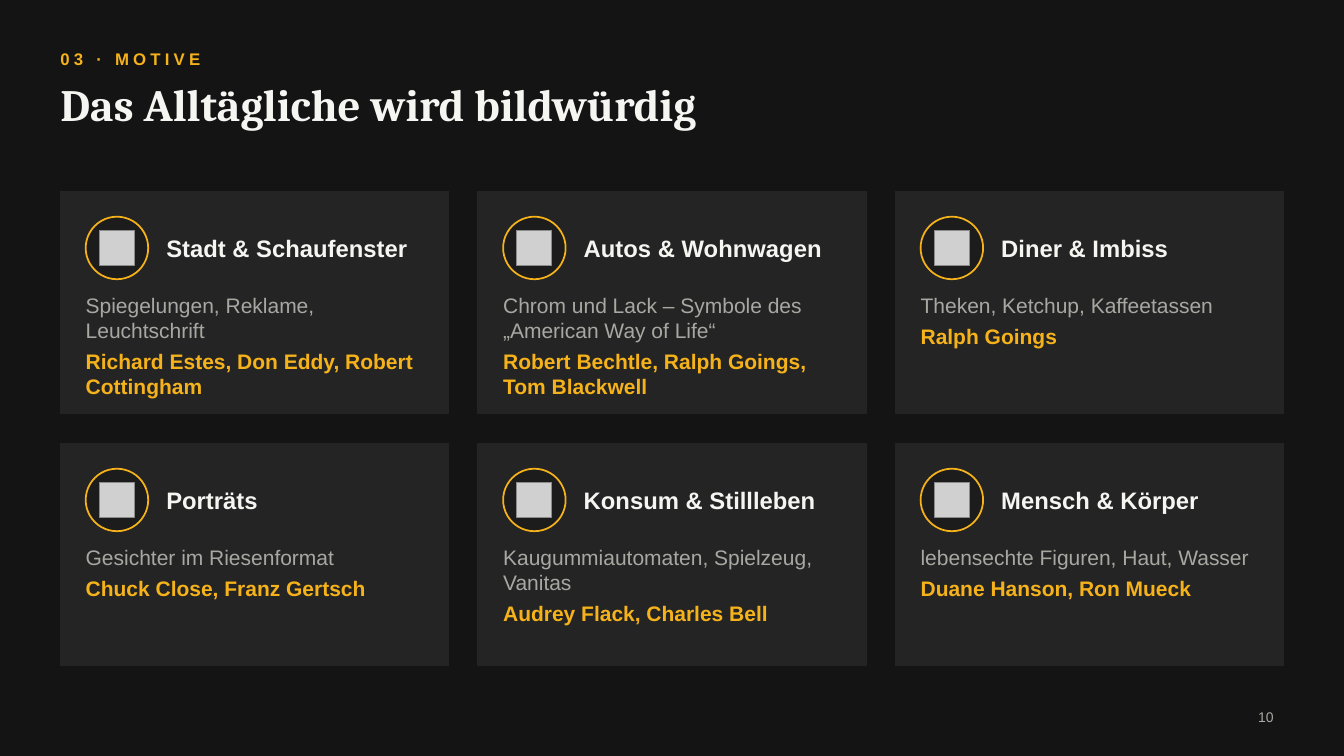
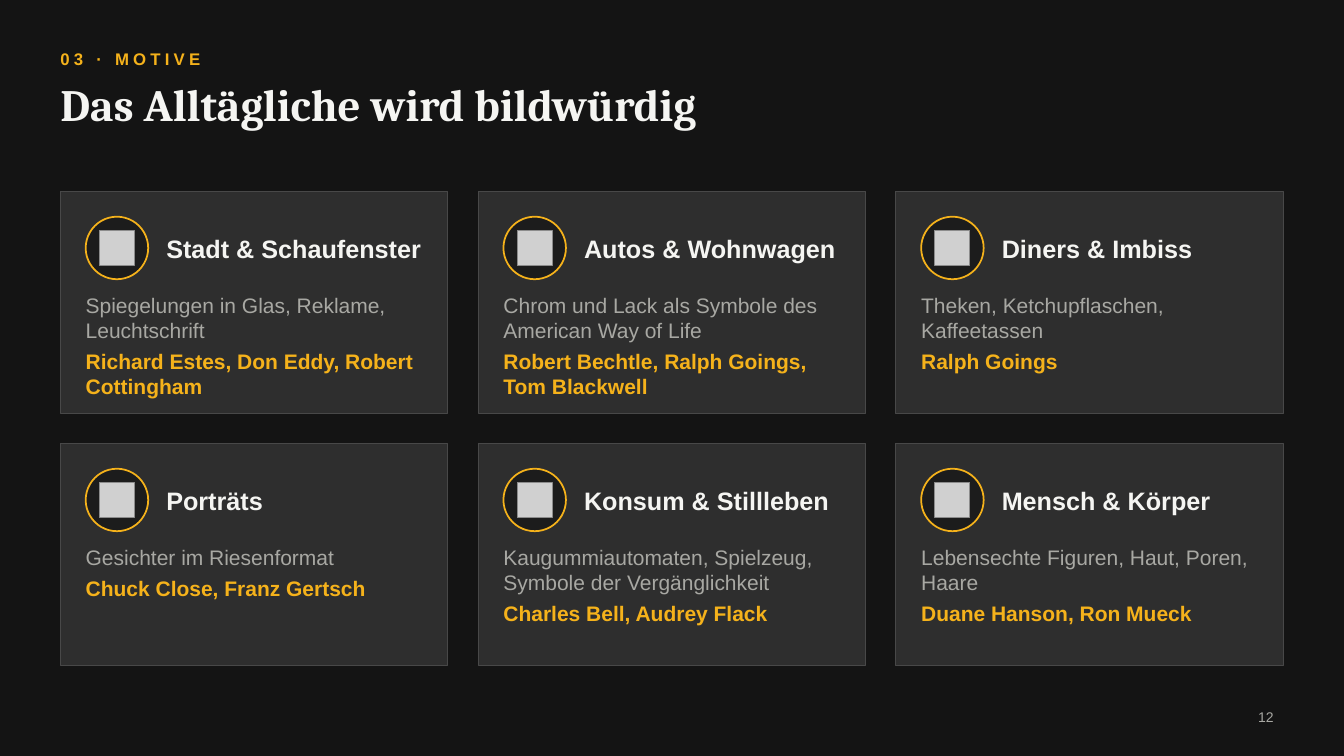
Before and after one commit to Maxxxx69/Claude-, a slide deck: slide 12 of Fotorealismus_Hyperrealismus.pptx (slide 10 before the commit). Drawn at 1344x756 pixels with LibreOffice and Linux fonts; fonts in the diff are those of the drawing; grey boxes stand for pictures. Boxes give left, top, right and bottom in pixels: in the first picture for what was removed or moved away, otherwise in the second. Text is boxed around its words. In the diff, an @@ line names an element or a change of style, - is before the commit and + after.

```diff
--- a/Fotorealismus_Hyperrealismus.pptx
+++ b/Fotorealismus_Hyperrealismus.pptx
@@ text at box(1002, 239, 1192, 259): text changed; size 17 to 18 pt @@
-Diner & Imbiss
+Diners & Imbiss
@@ text at box(86, 298, 386, 338): text changed @@
-Spiegelungen, Reklame, Leuchtschrift
+Spiegelungen in Glas, Reklame, Leuchtschrift
@@ text at box(503, 298, 817, 342): text changed @@
-Chrom und Lack – Symbole des „American Way of Life“
+Chrom und Lack als Symbole des American Way of Life
@@ text at box(921, 298, 1164, 338): text changed @@
-Theken, Ketchup, Kaffeetassen
+Theken, Ketchupflaschen, Kaffeetassen
@@ fill #242424 to #2E2E2E; outline #242424 1 pt to #484848 0.75 pt in 6 elements at box(478, 192, 865, 413), box(60, 192, 448, 413), box(896, 192, 1284, 413), box(60, 444, 448, 665), box(478, 444, 865, 665), box(896, 444, 1284, 665) @@
@@ size 17 to 18 pt in 5 elements at box(166, 239, 421, 259), box(166, 492, 263, 511), box(1002, 491, 1211, 515), box(584, 239, 836, 263), box(584, 491, 829, 511) @@
@@ text at box(503, 550, 812, 625): text changed @@
-Kaugummiautomaten, Spielzeug, Vanitas
-Audrey Flack, Charles Bell
+Kaugummiautomaten, Spielzeug, Symbole der Vergänglichkeit
+Charles Bell, Audrey Flack
@@ text at box(921, 550, 1248, 590): text changed @@
-lebensechte Figuren, Haut, Wasser
+Lebensechte Figuren, Haut, Poren, Haare
@@ page number at box(1258, 712, 1274, 722): text changed @@
-10
+12
```
Also in this commit, not shown: 17 other slides changed, 4 slides added, 2 slides removed, 6 other files.
